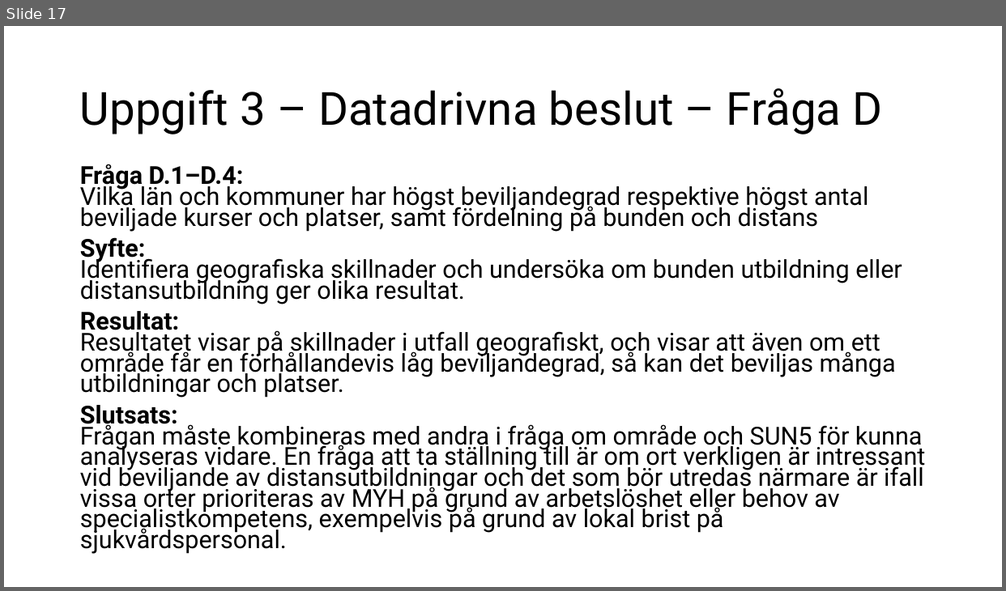
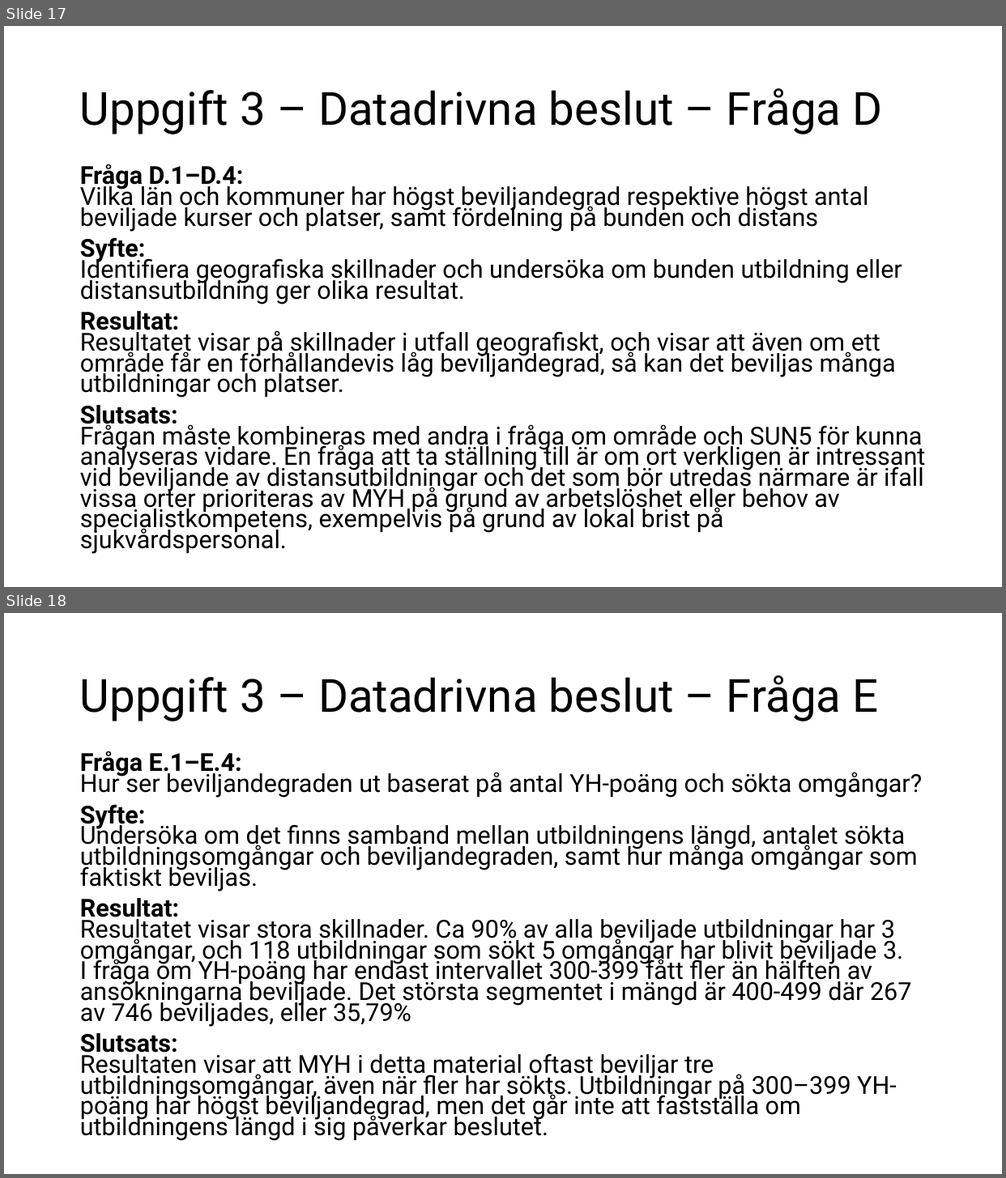
Before and after one commit to dosselicious/the_skool_jens_dossel, a slide deck: The Skool - Jens Dossel.pptx. Shown one above the other, each under a label of ours: slide 17 before the commit, slides 17 and 18 after it. The pictures are 1006x591 and 1006x1178 pixels, drawn with LibreOffice and Linux fonts; fonts in the diff are those of the drawing. Boxes give left, top, right and bottom in pixels: in the first picture for what was removed or moved away, otherwise in the second. Text is boxed around its words. In the diff, an @@ line names an element or a change of style, - is before the commit and + after.

Commit message:
ppt uppdaterad med E_3

```diff
--- a/The Skool - Jens Dossel.pptx
+++ b/The Skool - Jens Dossel.pptx
@@ slide 18 added at box(4, 613, 1002, 1174), background #FFFFFF @@
@@ title added at box(80, 675, 878, 722), 44 pt, text #000000 @@
+Uppgift 3 – Datadrivna beslut – Fråga E
@@ text added at box(80, 751, 922, 1141), 23.8 pt, text #000000 @@
+Fråga E.1–E.4:
+Hur ser beviljandegraden ut baserat på antal YH-poäng och sökta omgångar?
+Syfte:
+Undersöka om det finns samband mellan utbildningens längd, antalet sökta utbildningsomgångar och beviljandegraden, samt hur många omgångar som faktiskt beviljas.
+Resultat:
+Resultatet visar stora skillnader. Ca 90% av alla beviljade utbildningar har 3 omgångar, och 118 utbildningar som sökt 5 omgångar har blivit beviljade 3.
+I fråga om YH-poäng har endast intervallet 300-399 fått fler än hälften av ansökningarna beviljade. Det största segmentet i mängd är 400-499 där 267 av 746 beviljades, eller 35,79%
+Slutsats:
+Resultaten visar att MYH i detta material oftast beviljar tre utbildningsomgångar, även när fler har sökts. Utbildningar på 300–399 YH-poäng har högst beviljandegrad, men det går inte att fastställa om utbildningens längd i sig påverkar beslutet.
```
